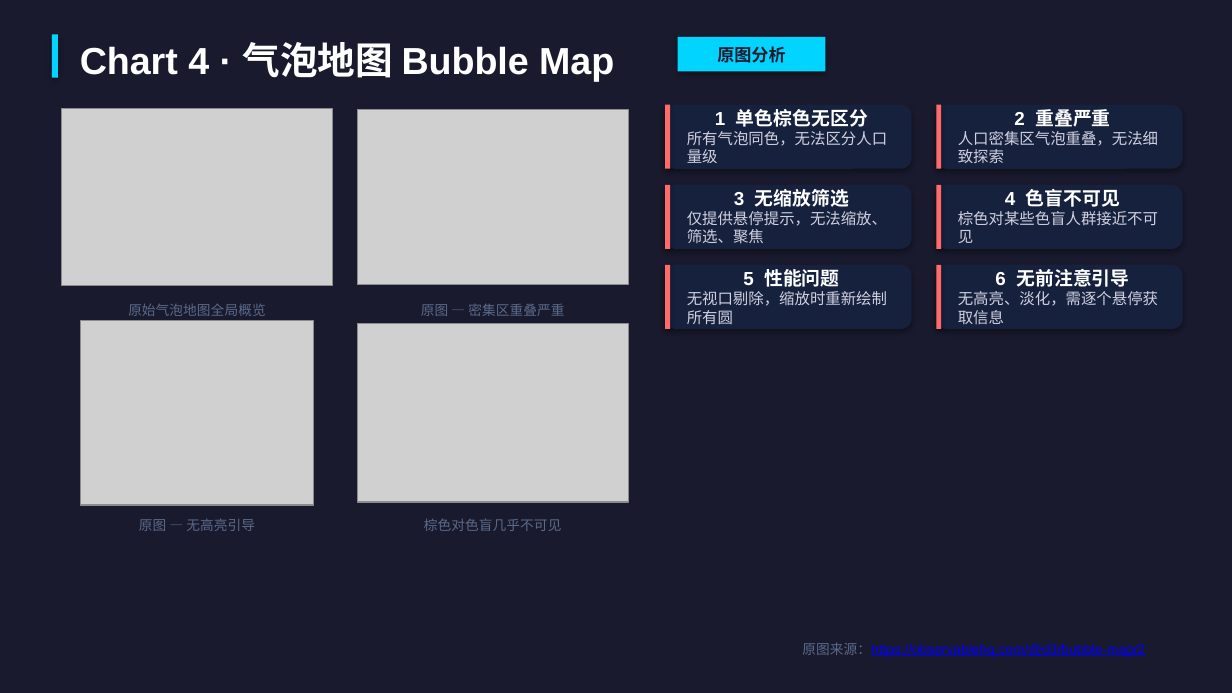
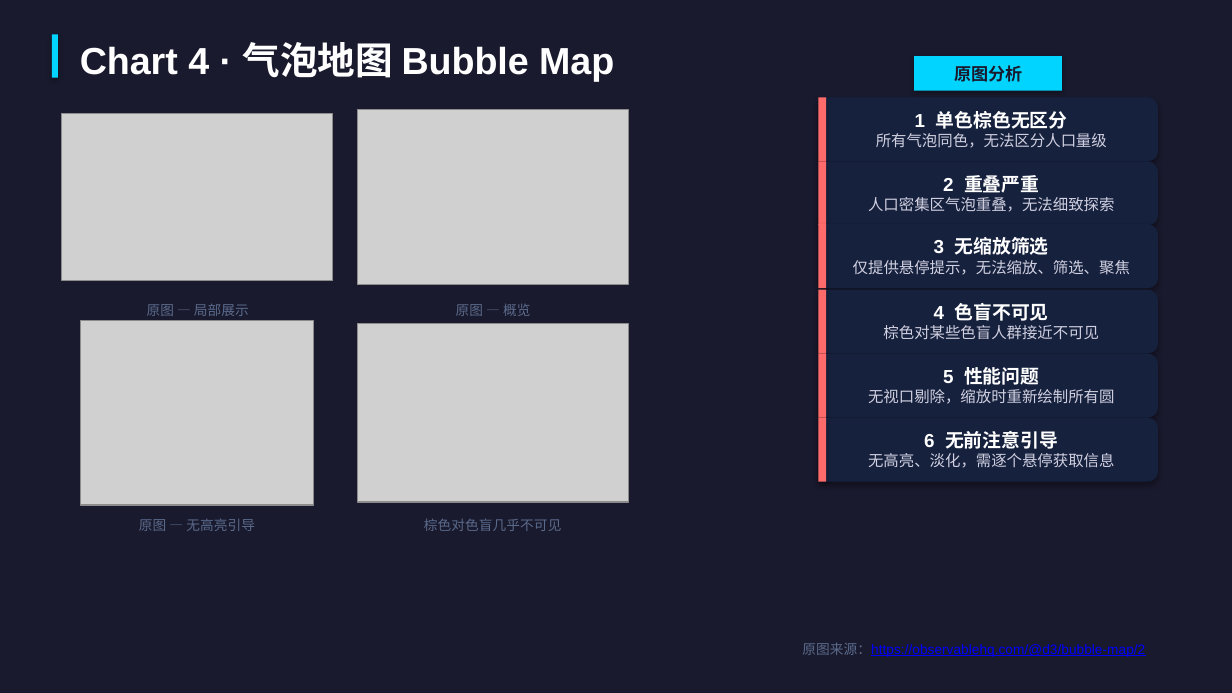
Before and after one commit to STU-VAD/Assignment-2, a slide deck: slide 11 of ppt/数据可视化作业汇报.pptx. Drawn at 1232x693 pixels with LibreOffice and Linux fonts; fonts in the diff are those of the drawing; grey boxes stand for pictures. Boxes give left, top, right and bottom in pixels: in the first picture for what was removed or moved away, otherwise in the second. Text is boxed around its words. In the diff, an @@ line names an element or a change of style, - is before the commit and + after.

```diff
--- a/ppt/数据可视化作业汇报.pptx
+++ b/ppt/数据可视化作业汇报.pptx
@@ rectangle "原图分析": place and size @@
-rectangle "原图分析" at [678, 37, 825, 71]
+rectangle "原图分析" at [914, 57, 1062, 91]
@@ picture: place and size @@
-picture at [62, 108, 333, 286]
+picture at [62, 113, 333, 281]
@@ rounded rectangle "1 单色棕色无区分": place and size @@
-rounded rectangle "1 单色棕色无区分" at [665, 105, 912, 169]
+rounded rectangle "1 单色棕色无区分" at [818, 97, 1158, 161]
@@ rectangle: place and size @@
-rectangle at [936, 105, 941, 169]
+rectangle at [818, 97, 825, 161]
@@ text in rounded rectangle at [876, 133, 1107, 148]: alignment left to centre @@
@@ rounded rectangle "2 重叠严重": place and size @@
-rounded rectangle "2 重叠严重" at [936, 105, 1183, 169]
+rounded rectangle "2 重叠严重" at [818, 161, 1158, 225]
@@ rectangle: place and size @@
-rectangle at [936, 185, 941, 249]
+rectangle at [818, 161, 825, 225]
@@ text in rounded rectangle at [868, 197, 1114, 212]: alignment left to centre @@
@@ rounded rectangle "3 无缩放筛选": place and size @@
-rounded rectangle "3 无缩放筛选" at [665, 185, 912, 249]
+rounded rectangle "3 无缩放筛选" at [818, 224, 1158, 288]
@@ rectangle: place and size @@
-rectangle at [665, 185, 670, 249]
+rectangle at [818, 224, 825, 288]
@@ text in rounded rectangle at [853, 260, 1130, 275]: alignment left to centre @@
@@ rounded rectangle "4 色盲不可见": place and size @@
-rounded rectangle "4 色盲不可见" at [936, 185, 1183, 249]
+rounded rectangle "4 色盲不可见" at [818, 290, 1158, 354]
@@ rectangle: place and size @@
-rectangle at [936, 265, 941, 329]
+rectangle at [818, 290, 825, 354]
@@ text at [147, 304, 249, 316]: text changed @@
-原始气泡地图全局概览
+原图 — 局部展示
@@ text at [456, 304, 530, 316]: text changed @@
-原图 — 密集区重叠严重
+原图 — 概览
@@ text in rounded rectangle at [883, 325, 1099, 339]: alignment left to centre @@
@@ rounded rectangle "5 性能问题": place and size @@
-rounded rectangle "5 性能问题" at [665, 265, 912, 329]
+rounded rectangle "5 性能问题" at [818, 354, 1158, 418]
@@ rectangle: place and size @@
-rectangle at [665, 105, 670, 169]
+rectangle at [818, 354, 825, 418]
@@ text in rounded rectangle at [868, 389, 1114, 404]: alignment left to centre @@
@@ proportions changed in 6 elements at [818, 161, 1158, 225], [818, 97, 1158, 161], [818, 290, 1158, 354], [818, 224, 1158, 288], [818, 354, 1158, 418], [818, 418, 1158, 482] @@
@@ rounded rectangle "6 无前注意引导": place and size @@
-rounded rectangle "6 无前注意引导" at [936, 265, 1183, 329]
+rounded rectangle "6 无前注意引导" at [818, 418, 1158, 482]
@@ rectangle: place and size @@
-rectangle at [665, 265, 670, 329]
+rectangle at [818, 418, 825, 482]
@@ text in rounded rectangle at [868, 453, 1114, 468]: alignment left to centre @@
```
Also in this commit, not shown: 12 other slides changed, 2 other files.
